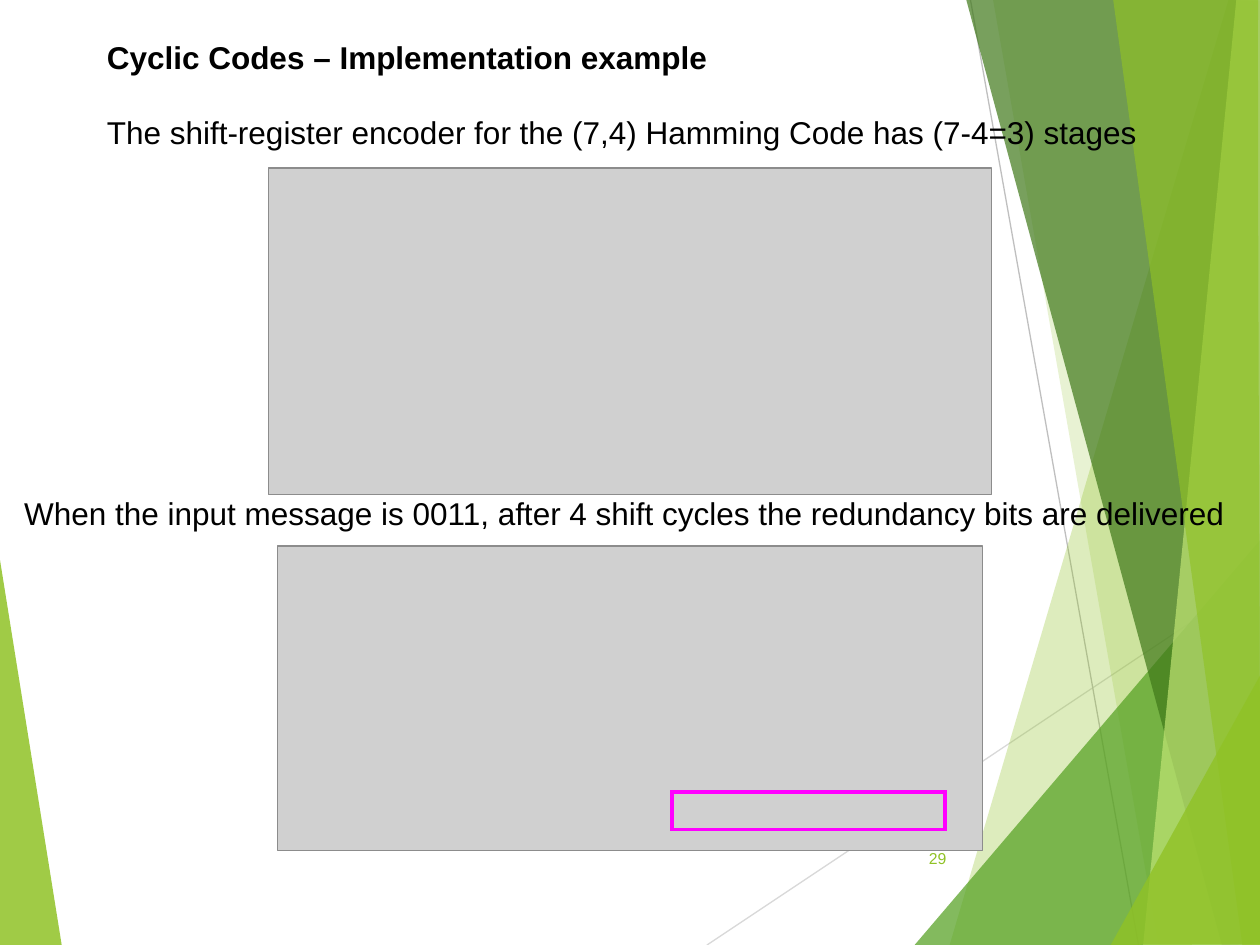
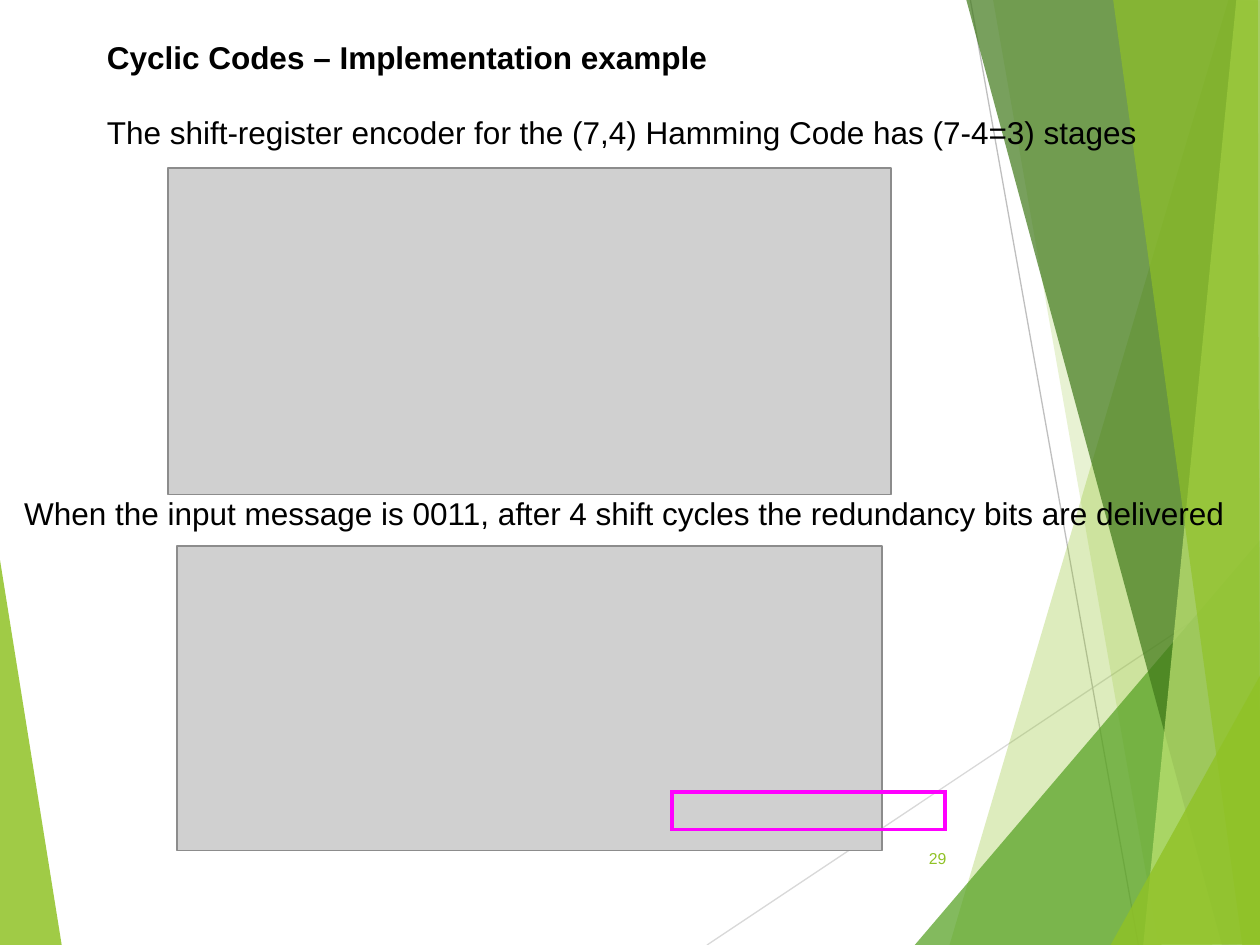
Before and after one commit to carmel26/semester2Notes, a slide deck: slide 29 of Mobile Telecommunication Technology/Lecture 8.ppt. Drawn at 1260x945 pixels with LibreOffice and Linux fonts; fonts in the diff are those of the drawing; grey boxes stand for pictures. Boxes give left, top, right and bottom in pixels: in the first picture for what was removed or moved away, otherwise in the second. Text is boxed around its words. In the diff, an @@ line names an element or a change of style, - is before the commit and + after.

```diff
--- a/Mobile Telecommunication Technology/Lecture 8.ppt
+++ b/Mobile Telecommunication Technology/Lecture 8.ppt
@@ picture: place and size @@
-picture at (268, 168, 992, 494)
+picture at (168, 168, 891, 494)
@@ picture: place and size @@
-picture at (277, 546, 982, 850)
+picture at (178, 546, 882, 850)
@@ freeform shape at (1110, 674, 1260, 945): outline redrawn @@
```
Also in this commit, not shown: 37 other slides changed, 11 other files.
